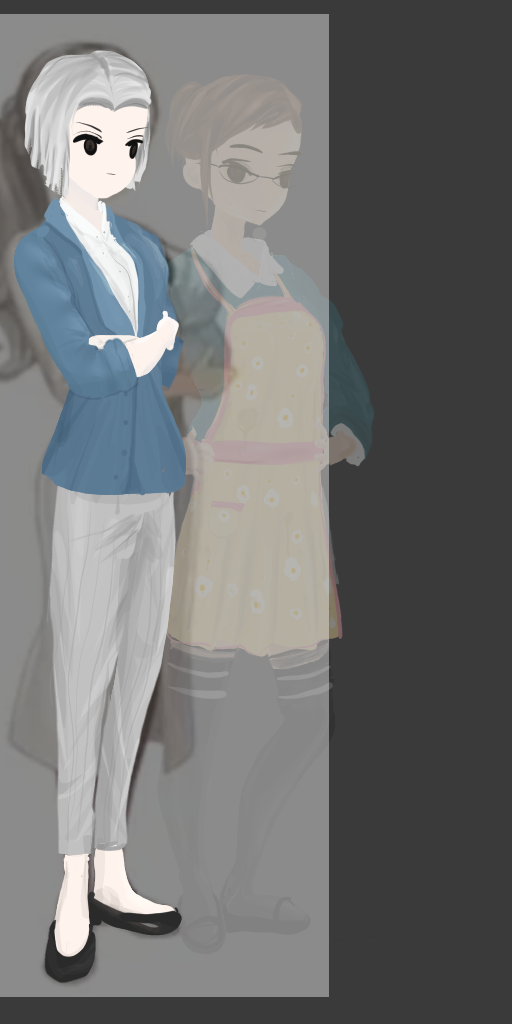
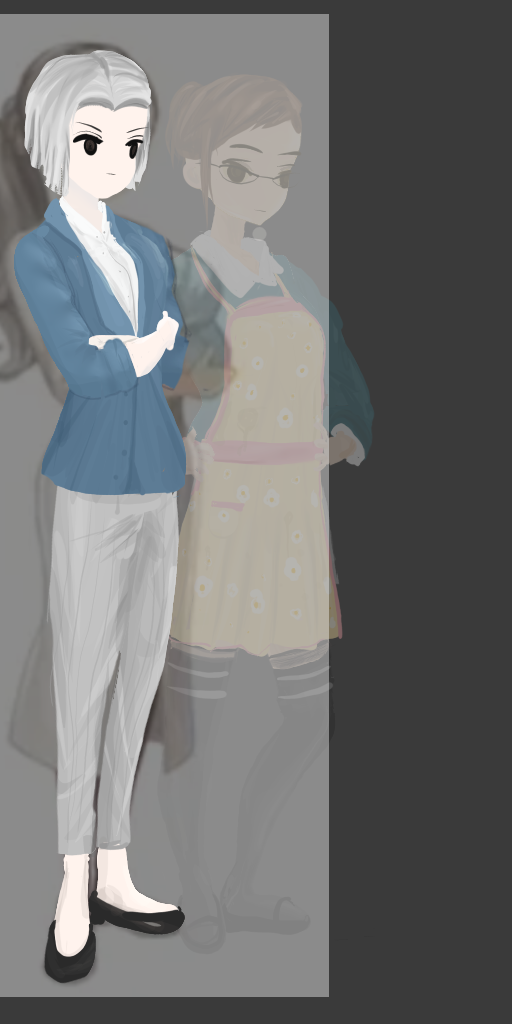
Comparing the layer stacks of the two 512×1024 images. Changes:
added layer "Teacher_Portrait_Merged" above "hair" over [14,50,267,984]
painted on "arm_right" over [14,192,200,448]
painted on "shirt" over [14,192,256,576]
painted on "arm_left" over [49,192,267,896]
painted on "leg_right" over [14,192,267,984]
painted on "leg_left" over [41,447,187,960]
painted on "Copy of Paint Layer 1 (pasted)" over [14,50,267,984]
painted on "Group 2 Merged" over [14,64,267,984]
